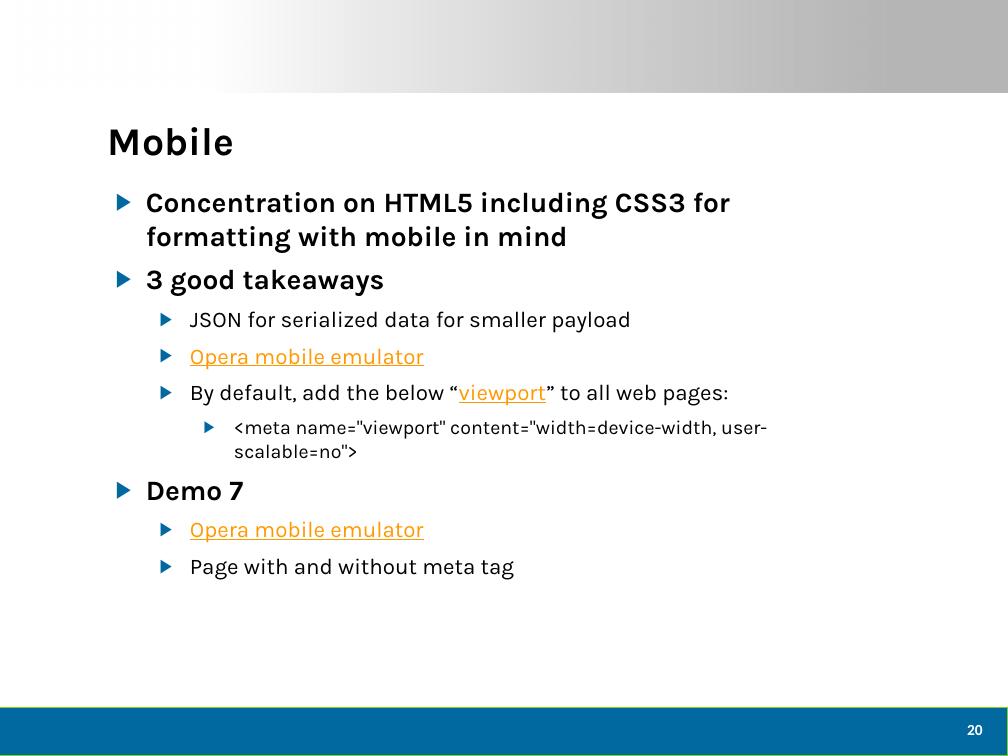
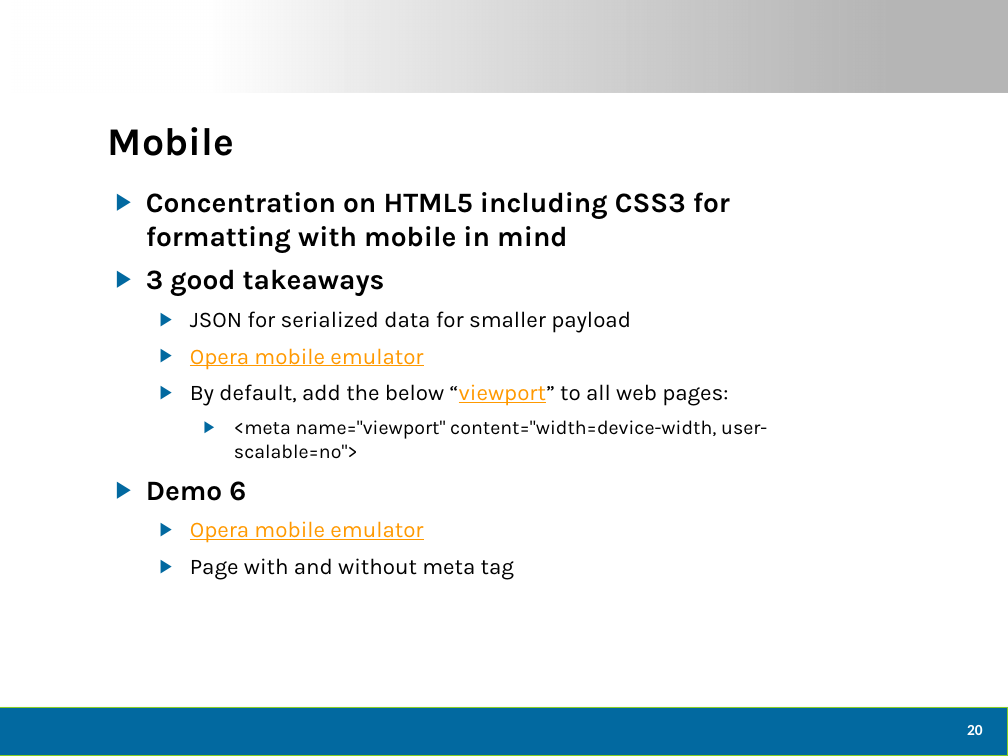
Before and after one commit to dtomyn/HTML5Demo1, a slide deck: slide 21 of Docs/2012 - Live360 Event Review (NEWER).pptx. Drawn at 1008x756 pixels with LibreOffice and Linux fonts; fonts in the diff are those of the drawing; background and template pictures are left out. Boxes give left, top, right and bottom in pixels: in the first picture for what was removed or moved away, otherwise in the second. Text is boxed around its words. In the diff, an @@ line names an element or a change of style, - is before the commit and + after.

```diff
--- a/Docs/2012 - Live360 Event Review (NEWER).pptx
+++ b/Docs/2012 - Live360 Event Review (NEWER).pptx
@@ text at bbox=[146, 481, 246, 501]: text changed @@
-▶ Demo 7
+▶ Demo 6
```
Also in this commit, not shown: 5 other slides changed, 5 other files.
